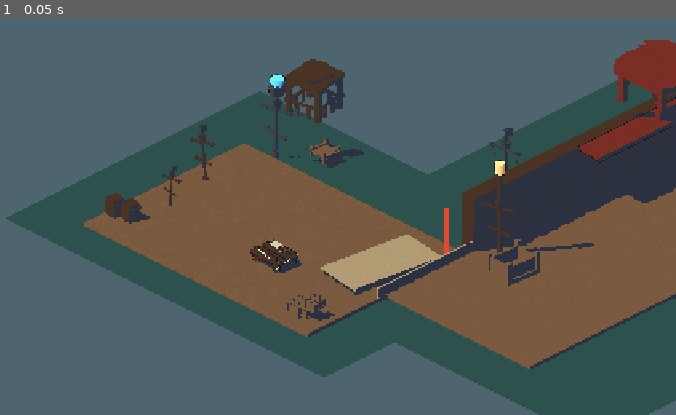
Above: before the commit, frame 1.
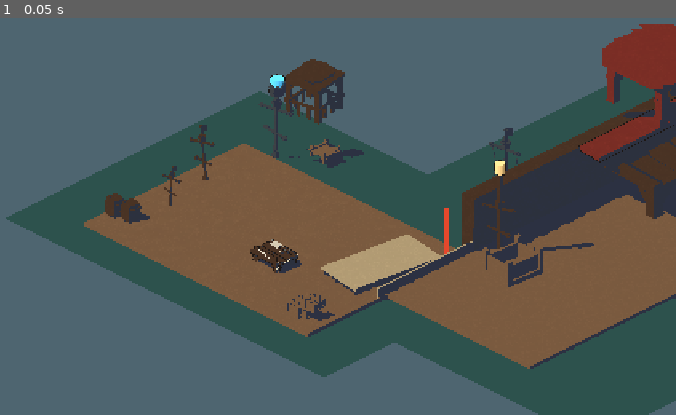
Above: after the commit, the same moment.

Repository: hieuphung41/game-shit
Game: Godot game, scene res://src/world/zone_a_outer_pier.tscn
Same seed, same stepped clock (60 frames per second), same inputs: the game is played once before the commit and once after it. This scene is started directly instead of the project's main scene.
Inputs:
- Up to frame 1 (0.05 s): no input

The runs differ from the first frame. In frame 1, 2.0% of the frame differs, in the area x 71-100%, y 1-68%.

Commit message:
WIP TASK-20261109-117 (blocked) — not reviewed

Diff:
--- a/game/src/world/zone_b_flooded_market.tscn
+++ b/game/src/world/zone_b_flooded_market.tscn
@@ -722,7 +722,9 @@
 position = Vector3(-0.7, 0, -1.95)
 
 [node name="ProbeZoneBFloorLit" type="Marker3D" parent="." groups=["zone_b_lookdev_probe"]]
-position = Vector3(4.5, 0.095, -28)
+; Clear entry-side deck: this face receives the capture sun and stays outside
+; the facade's indigo cast shadow.
+position = Vector3(7.0, 0.095, -3.0)
 metadata/role = "lit_face"
 metadata/surface_path = "FloorB"
 metadata/expected_hex = "#7B5B40"
@@ -731,14 +733,17 @@
 
 [node name="ProbeZoneBFloorShadow" type="Marker3D" parent="." groups=["zone_b_lookdev_probe"]]
 ; WestFacade casts its fixed directional shadow southeast across this calm-floor point.
-position = Vector3(0.8, 0.095, -28.65)
+position = Vector3(0.75, 0.095, -26.0)
 metadata/role = "shadow"
 metadata/surface_path = "FloorB"
 metadata/tolerance = 12.0
 metadata/placement = "producer-approved visible cast-shadow surface"
 
 [node name="ProbeZoneBLaneFloor" type="Marker3D" parent="." groups=["zone_b_lookdev_probe"]]
-position = Vector3(4.5, 0.095, -18)
+; The lane-side deck is deliberately clear of the red telegraph and of the
+; long facade shadow, so this measures the walkable wood palette rather than
+; a gameplay signal or shadow band.
+position = Vector3(5.6, 0.095, -12.0)
 metadata/role = "lit_face"
 metadata/surface_path = "FloorB"
 metadata/expected_hex = "#7B5B40"
@@ -763,24 +768,25 @@
 metadata/expected_hex = "#4E6570"
 metadata/tolerance = 5.0
 
-; CC0 visuals replace only the recognisable market props. Their parents retain the
-; authored collision, placement, and clear telegraph floor from the encounter spec.
-[node name="KenneyMarketStalls" type="Node3D" parent="WestFacade"]
-position = Vector3(0.15, 0.0, 1.1)
+; CC0 visuals replace only the recognisable market props. The stall is deliberately
+; a visual-only sibling of the facade: at the fixed phone camera it clears the wall
+; silhouette while the authored facade and cover collisions retain their exact bounds.
+[node name="KenneyMarketStalls" type="Node3D" parent="."]
+position = Vector3(1.45, 0.0, -12.4)
 rotation_degrees = Vector3(0, 90, 0)
 script = ExtResource("16_third_party_material")
 library_material = ExtResource("3_wood_dark")
 metadata/visual_role = "cc0_market_stall_frames"
 
-[node name="StallCounter" parent="WestFacade/KenneyMarketStalls" instance=ExtResource("20_kenney_platform_small")]
+[node name="StallCounter" parent="KenneyMarketStalls" instance=ExtResource("20_kenney_platform_small")]
 position = Vector3(0.0, 0.15, 0.0)
 rotation_degrees = Vector3(0, -3, 0)
-scale = Vector3(1.32, 1.32, 1.32)
+scale = Vector3(2.05, 2.05, 2.05)
 
 [node name="StallRoof" type="Node3D" parent="WestFacade"]
 position = Vector3(0.25, 2.15, 3.5)
 rotation_degrees = Vector3(0, 90, -3)
-scale = Vector3(1.18, 0.78, 1.18)
+scale = Vector3(1.48, 1.0, 1.48)
 script = ExtResource("16_third_party_material")
 library_material = ExtResource("4_canvas_red")
 metadata/visual_role = "cc0_red_canvas_market_awning"
@@ -795,32 +801,33 @@
 [node name="CoverOne" parent="KenneyCargo" instance=ExtResource("17_kenney_crate")]
 position = Vector3(2.6, 0.08, -2.8)
 rotation_degrees = Vector3(0, -4, 0)
-scale = Vector3(1.42, 1.42, 1.42)
+scale = Vector3(1.62, 1.62, 1.62)
 
 [node name="CoverTwo" parent="KenneyCargo" instance=ExtResource("18_kenney_crate_bottles")]
 position = Vector3(1.6, 0.08, -16.0)
 rotation_degrees = Vector3(0, 4, 0)
-scale = Vector3(1.32, 1.32, 1.32)
+scale = Vector3(1.95, 1.95, 1.95)
 
 [node name="CoverThree" parent="KenneyCargo" instance=ExtResource("17_kenney_crate")]
 position = Vector3(1.6, 0.08, -20.5)
 rotation_degrees = Vector3(0, -3, 0)
-scale = Vector3(1.42, 1.42, 1.42)
+scale = Vector3(1.62, 1.62, 1.62)
 
 [node name="FishBasket" parent="KenneyCargo" instance=ExtResource("18_kenney_crate_bottles")]
 position = Vector3(7.7, 0.04, -18.0)
 rotation_degrees = Vector3(0, 6, 0)
-scale = Vector3(1.0, 1.0, 1.0)
+scale = Vector3(1.35, 1.35, 1.35)
 
 [node name="Cache" parent="KenneyCargo" instance=ExtResource("17_kenney_crate")]
 position = Vector3(1.8, 0.08, -29.5)
 rotation_degrees = Vector3(0, -5, 0)
-scale = Vector3(1.25, 1.25, 1.25)
+scale = Vector3(1.55, 1.55, 1.55)
 
 [node name="KenneyTaxGate" type="Node3D" parent="GateB"]
 position = Vector3(0.0, 0.12, 0.0)
 rotation_degrees = Vector3(0, 90, 0)
-scale = Vector3(1.12, 1.12, 1.12)
+; Height carries the gate silhouette; its width stays clear of the fixed floor probe.
+scale = Vector3(1.55, 2.15, 1.4)
 script = ExtResource("16_third_party_material")
 library_material = ExtResource("6_iron")
 metadata/visual_role = "cc0_tax_gate_frame"
--- a/game/src/world/zone_d_floating_warehouse.tscn
+++ b/game/src/world/zone_d_floating_warehouse.tscn
@@ -515,7 +515,7 @@
 
 [node name="ProbeZoneDFloorShadow" type="Marker3D" parent="." groups=["zone_d_lookdev_probe"]]
 ; CageWestD casts southeast across this visible near edge under the fixed capture sun.
-position = Vector3(-3.3, 0.095, -5.7)
+position = Vector3(-2.25, 0.095, -3.5)
 metadata/role = "shadow"
 metadata/surface_path = "FloorD/Main"
 metadata/tolerance = 12.0
@@ -533,7 +533,8 @@
 metadata/tolerance = 5.0
 
 ; CC0 visual replacements remain separate from the locked walkable floor and
-; simple collision bodies so the B-to-D route stays physically honest.
+; simple collision bodies so the B-to-D route stays physically honest. Their
+; offsets deliberately separate cargo, desk, and stamp along the phone camera axes.
 [node name="KenneyWarehouseCage" type="Node3D" parent="CageRowNorthD"]
 position = Vector3(0.0, -1.42, 0.0)
 rotation_degrees = Vector3(0, 90, -3)
@@ -545,7 +546,7 @@
 [node name="FenceCage" parent="CageRowNorthD/KenneyWarehouseCage" instance=ExtResource("15_kenney_fence")]
 
 [node name="KenneyCargo" type="Node3D" parent="CargoD"]
-position = Vector3(0.0, 0.0, 0.0)
+position = Vector3(-0.65, 0.0, 0.45)
 rotation_degrees = Vector3(0, -5, 0)
 script = ExtResource("10_third_party_material")
 library_material = ExtResource("3_wood_dark")
@@ -553,17 +554,17 @@
 
 [node name="PalletPlanks" parent="CargoD/KenneyCargo" instance=ExtResource("13_kenney_planks")]
 position = Vector3(0.0, 0.08, 0.0)
-scale = Vector3(1.0, 1.0, 1.0)
+scale = Vector3(1.35, 1.35, 1.35)
 
 [node name="CargoStack" parent="CargoD/KenneyCargo" instance=ExtResource("12_kenney_crate_bottles")]
 position = Vector3(0.0, 0.12, 0.0)
 rotation_degrees = Vector3(0, 4, 0)
-scale = Vector3(1.82, 1.82, 1.82)
+scale = Vector3(2.55, 2.55, 2.55)
 
 [node name="KenneyTaxDesk" type="Node3D" parent="TaxStampD"]
-position = Vector3(0.0, 0.0, 0.0)
+position = Vector3(0.55, 0.0, -0.35)
 rotation_degrees = Vector3(0, 90, 0)
-scale = Vector3(1.18, 1.18, 1.18)
+scale = Vector3(1.95, 1.95, 1.95)
 script = ExtResource("10_third_party_material")
 library_material = ExtResource("2_wood")
 metadata/visual_role = "cc0_tax_stamp_desk"
@@ -571,9 +572,9 @@
 [node name="Desk" parent="TaxStampD/KenneyTaxDesk" instance=ExtResource("14_kenney_platform_small")]
 
 [node name="StampCrate" type="Node3D" parent="TaxStampD"]
-position = Vector3(0.0, 0.52, 0.0)
+position = Vector3(-1.1, 1.1, 0.9)
 rotation_degrees = Vector3(0, 8, 0)
-scale = Vector3(1.05, 1.05, 1.05)
+scale = Vector3(2.15, 2.15, 2.15)
 script = ExtResource("10_third_party_material")
 library_material = ExtResource("4_iron")
 metadata/visual_role = "cc0_tax_stamp_silhouette"
--- a/game/tests/unit/test_world_zone_b_flooded_market.gd
+++ b/game/tests/unit/test_world_zone_b_flooded_market.gd
@@ -278,7 +278,7 @@
 	t.tree.root.add_child(zone)
 	await t.tree.process_frame
 	var replacements: Dictionary = {
-		"WestFacade/KenneyMarketStalls": "structure-platform-small",
+		"KenneyMarketStalls": "structure-platform-small",
 		"WestFacade/StallRoof": "structure-roof",
 		"KenneyCargo": "crate",
 		"GateB/KenneyTaxGate": "structure-fence-sides",
@@ -294,14 +294,17 @@
 		for node: Node in imported_meshes:
 			var mesh := node as MeshInstance3D
 			t.ok(mesh.material_override is ShaderMaterial, "%s replaces the imported material with a matte library shader" % mesh.get_path())
-	var counter := zone.get_node_or_null("WestFacade/KenneyMarketStalls/StallCounter") as Node3D
+	var counter_root := zone.get_node_or_null("KenneyMarketStalls") as Node3D
+	var counter := zone.get_node_or_null("KenneyMarketStalls/StallCounter") as Node3D
 	var roof := zone.get_node_or_null("WestFacade/StallRoof") as Node3D
 	var gate := zone.get_node_or_null("GateB/KenneyTaxGate") as Node3D
 	var cargo := zone.get_node_or_null("KenneyCargo/CoverTwo") as Node3D
-	t.ok(counter != null and counter.scale.x >= 1.3, "Market counter keeps a readable phone-scale silhouette")
-	t.ok(roof != null and roof.scale.x >= 1.15 and roof.scale.y >= 0.75, "Market awning keeps a readable phone-scale silhouette")
-	t.ok(gate != null and gate.scale.x >= 1.1, "Tax gate keeps a readable phone-scale silhouette")
-	t.ok(cargo != null and cargo.scale.x >= 1.3, "Market cargo keeps a readable phone-scale silhouette")
+	var facade := zone.get_node_or_null("WestFacade") as Node3D
+	t.ok(counter != null and counter.scale.x >= 2.0, "Market counter keeps a readable phone-scale silhouette")
+	t.ok(counter_root != null and counter_root.get_parent() == zone and facade != null and counter_root.global_position.distance_to(facade.global_position) >= 4.0, "Market counter is a visual-only root clear of the facade at phone scale")
+	t.ok(roof != null and roof.scale.x >= 1.45 and roof.scale.y >= 0.95, "Market awning keeps a readable phone-scale silhouette")
+	t.ok(gate != null and gate.scale.y >= 2.1 and gate.scale.x >= 1.5, "Tax gate keeps a tall readable phone-scale silhouette")
+	t.ok(cargo != null and cargo.scale.x >= 1.9, "Market cargo keeps a readable phone-scale silhouette")
 	for cover_name: String in ["CoverB1", "CoverB2", "CoverB3", "CoverB4"]:
 		var collision := zone.get_node_or_null(cover_name) as StaticBody3D
 		var placeholder := zone.get_node_or_null("%s/Mesh" % cover_name) as MeshInstance3D
--- a/game/tests/unit/test_world_zone_d_floating_warehouse.gd
+++ b/game/tests/unit/test_world_zone_d_floating_warehouse.gd
@@ -217,9 +217,12 @@
 	var cargo := zone.get_node_or_null("CargoD/KenneyCargo/CargoStack") as Node3D
 	var desk := zone.get_node_or_null("TaxStampD/KenneyTaxDesk") as Node3D
 	var stamp := zone.get_node_or_null("TaxStampD/StampCrate") as Node3D
-	t.ok(cargo != null and cargo.scale.x >= 1.8, "Cargo stack keeps a readable phone-scale silhouette")
-	t.ok(desk != null and desk.scale.x >= 1.15, "Tax desk keeps a readable phone-scale silhouette")
-	t.ok(stamp != null and stamp.scale.x >= 1.0, "Tax stamp keeps a readable phone-scale silhouette")
+	t.ok(cargo != null and cargo.scale.x >= 2.5, "Cargo stack keeps a readable phone-scale silhouette")
+	t.ok(desk != null and desk.scale.x >= 1.9, "Tax desk keeps a readable phone-scale silhouette")
+	t.ok(stamp != null and stamp.scale.x >= 2.1, "Tax stamp keeps a readable phone-scale silhouette")
+	if cargo != null and desk != null and stamp != null:
+		t.ok(cargo.global_position.distance_to(desk.global_position) >= 5.0, "Cargo and tax desk keep separate visual roots along the phone camera axis")
+		t.ok(stamp.global_position.distance_to(desk.global_position) >= 1.5 and stamp.global_position.distance_to(cargo.global_position) >= 1.5, "Tax stamp remains a separate readable visual role")
 	for placeholder_path: String in ["CargoD/Pallet/Mesh", "CargoD/ItemBlock/Mesh", "TaxStampD/Desk/Mesh", "TaxStampD/ItemBlock/Mesh"]:
 		var placeholder := zone.get_node_or_null(placeholder_path) as MeshInstance3D
 		t.ok(placeholder != null and not placeholder.visible, "%s hides the old box visual" % placeholder_path)
